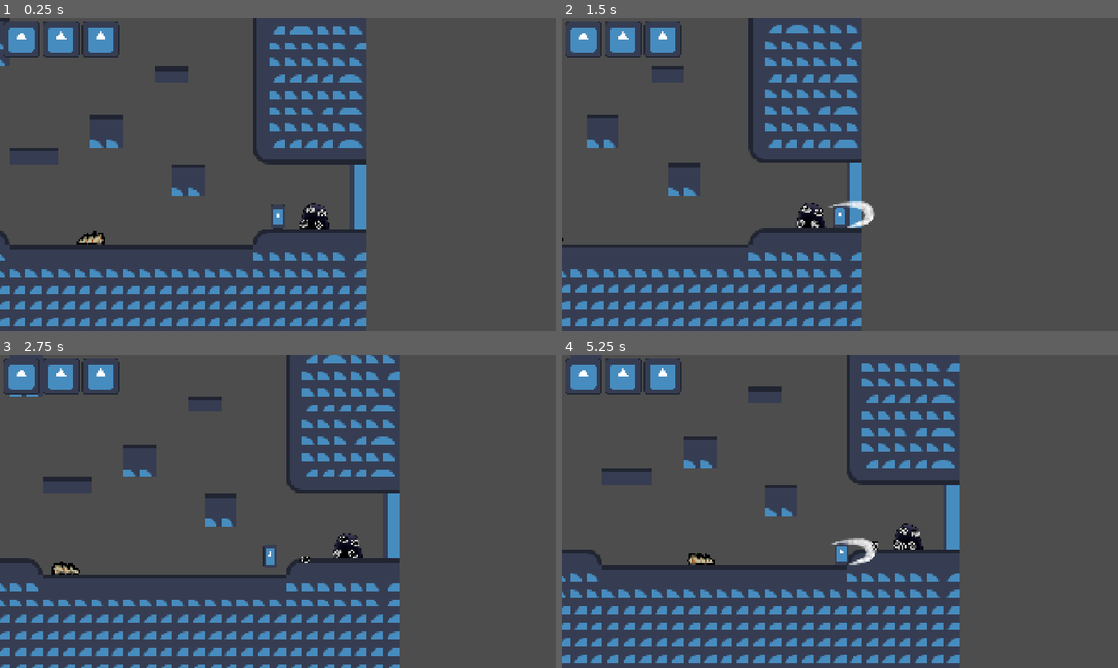
Above: before the commit, frames 1-4 (two rows, left to right).
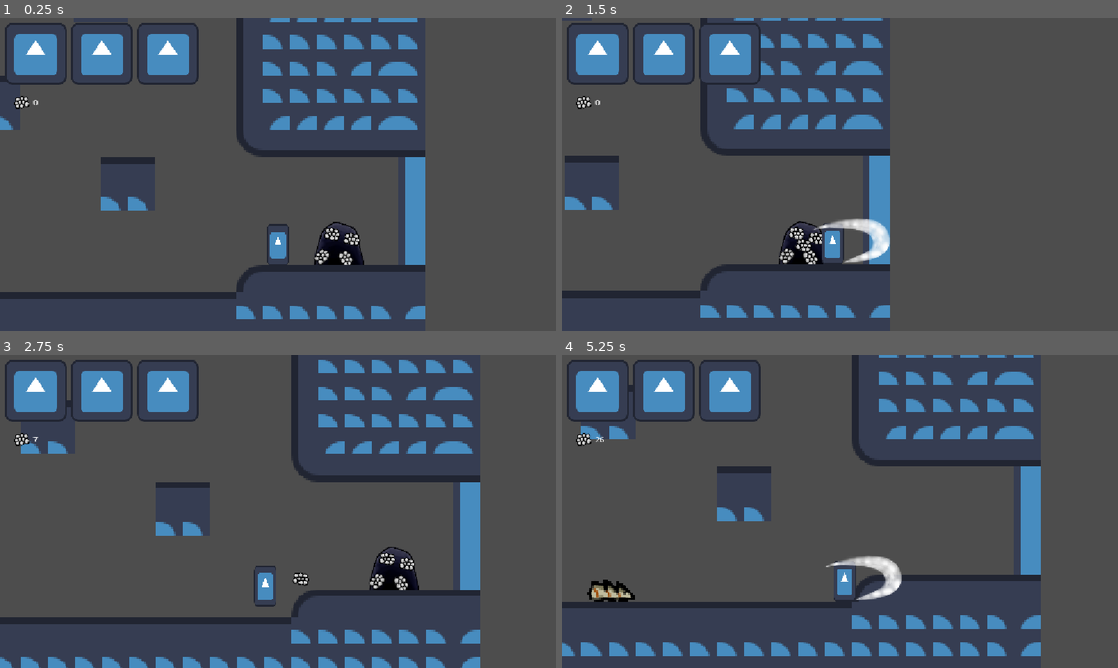
Above: after the commit, the same moments.

Repository: FanaticWorksGames/hollow-knight
Game: Godot game, scene res://assets/Scenes/main.tscn
The game is run twice, just before and just after one commit, with the same random seed, the same clock (stepped at 60 frames per second) and the same inputs. The engine's default icon, where the game draws it, is replaced by a stand-in: a white triangle on a blue panel in a dark square. Sound files missing from this copy of the repository are replaced by a short silence.
Inputs:
- Up to frame 1 (0.25 s): no input
- Up to frame 2 (1.5 s): tap Enter (ui_accept) at 0.5, 0.77 s; hold Right (ui_right) from 0.53 s (still down); tap , (ui_attack) at 0.6, 1.35 s
- Up to frame 3 (2.75 s): tap Enter (ui_accept) at 1.52 s; release Right (ui_right) at 2.03 s; hold Left (ui_left) from 2.03 s (still down); tap , (ui_attack) at 2.1 s
- Up to frame 4 (5.25 s): release Left (ui_left) at 2.78 s; hold Right (ui_right) 2.78-4.28 s; tap , (ui_attack) every 0.75 s from 2.85 to 5.1 s; tap Enter (ui_accept) at 3.02, 3.77, 4.52 s; hold Left (ui_left) 4.28-5.03 s; hold Right (ui_right) from 5.03 s (still down)

The runs differ from the first frame. In frame 1, 22% of the frame differs, in the area x 0-77%, y 0-99%; in frame 2, 20%; in frame 3, 24%; in frame 4, 25%, in the area x 0-87%, y 0-99%.

Commit message:
feat: Add Geo collectibles and HUD; update player logic
Introduce a Geo collectible system and HUD: add Geo script/scene (random launch, pickup sound, hide+free on collect) and HUD_Geo control to display/manage collected geo. Wire up a CollectionArea in the Player scene and add a geo variable plus geoCollected signal; player increments geo on body_entered and emits updates. Adjust player knockback handling (vertical knockback applied for downward hits, otherwise add knockback vector) and fix a comment typo. Register HUD_Geo in main.tscn and remove explicit viewport size overrides from project.godot.

Co-Authored-By: Ivansannicolas <47951339+Ivansannicolas@users.noreply.github.com>

Diff:
--- a/assets/GameObjects/Player/player.gd
+++ b/assets/GameObjects/Player/player.gd
@@ -1,4 +1,6 @@
 class_name Player extends CharacterBody2D
+
+var geo = 0
 
 @export var SPEED = 150.0
 @export var JUMP_VELOCITY = -200.0
@@ -6,6 +8,7 @@
 @export var POGO_STRENGTH = 250.0
 
 @onready var health_controller: HealthController = $HealthController
+signal geoCollected(totalGeo: int)
 
 const ATTACK_LEFT = preload("uid://vc68yhltylc4")
 const ATTACK_RIGHT = preload("uid://bfp3eugthmg5o")
@@ -36,7 +39,7 @@
 			last_dir_attacked = Vector2.UP
 			add_child(ATTACK_UP.instantiate(), true)
 
-		# LEFTa
+		# LEFT
 		elif last_dir_looked < 0:
 			last_dir_attacked = Vector2.LEFT
 			add_child(ATTACK_LEFT.instantiate(), true)
@@ -70,8 +73,11 @@
 			velocity.y = JUMP_VELOCITY
 
 	# Apply knockback once
-	if knockback_force != Vector2.ZERO:
+	if knockback_force != Vector2.ZERO and last_dir_attacked == Vector2.DOWN:
 		velocity.y = knockback_force.y
+		knockback_force = Vector2.ZERO
+	elif knockback_force != Vector2.ZERO:
+		velocity += knockback_force
 		knockback_force = Vector2.ZERO
 
 	move_and_slide()
@@ -95,3 +101,10 @@
 	print_debug("You ded :(")
 	position = Vector2(-110.0, -2.0)
 	health_controller.heal_full()
+
+
+func _on_collection_area_body_entered(body: Node2D) -> void:
+	var detectedGeo: Geo = body
+	geo += detectedGeo.value
+	detectedGeo.collected()
+	geoCollected.emit(geo)
--- a/assets/GameObjects/Player/player.tscn
+++ b/assets/GameObjects/Player/player.tscn
@@ -23,6 +23,10 @@
 radius = 6.0
 height = 22.0
 
+[sub_resource type="CapsuleShape2D" id="CapsuleShape2D_4icej"]
+radius = 8.0
+height = 26.0
+
 [node name="Player" type="CharacterBody2D" unique_id=1660304152]
 script = ExtResource("1_84ryv")
 
@@ -40,3 +44,12 @@
 
 [node name="CollisionShape2D" type="CollisionShape2D" parent="." unique_id=1300604193]
 shape = SubResource("CapsuleShape2D_xpqup")
+
+[node name="CollectionArea" type="Area2D" parent="." unique_id=163649017]
+collision_layer = 0
+collision_mask = 64
+
+[node name="CollisionShape2D" type="CollisionShape2D" parent="CollectionArea" unique_id=1724428049]
+shape = SubResource("CapsuleShape2D_4icej")
+
+[connection signal="body_entered" from="CollectionArea" to="." method="_on_collection_area_body_entered"]
--- /dev/null
+++ b/assets/Scenes/geo.gd
@@ -0,0 +1,19 @@
+class_name Geo extends RigidBody2D
+
+@onready var audio: AudioStreamPlayer2D = $AudioStreamPlayer2D
+var value: int = 1
+
+func _ready() -> void:
+	var force = randf_range(250, 350)
+	var degree_variation = 20.0
+
+	var angle = deg_to_rad(-90 + randf_range(-degree_variation, degree_variation))
+	var direction = Vector2(cos(angle), sin(angle))
+	linear_velocity = direction * force
+
+func collected() -> void:
+	audio.play()
+	hide()
+
+func _on_audio_stream_player_2d_finished() -> void:
+	queue_free()
--- a/assets/Scenes/geo.tscn
+++ b/assets/Scenes/geo.tscn
@@ -1,30 +1,8 @@
 [gd_scene format=3 uid="uid://4v3gvawys33e"]
 
 [ext_resource type="Texture2D" uid="uid://obqitvv3jhc1" path="res://assets/Sprites/Geo.png" id="1_h63an"]
+[ext_resource type="Script" uid="uid://cc11s0gqqajnw" path="res://assets/Scenes/geo.gd" id="1_lj6wf"]
 [ext_resource type="AudioStream" uid="uid://bbs14mhmxybq8" path="res://assets/SFX/geo_pick.mp3" id="2_yah5p"]
-
-[sub_resource type="GDScript" id="GDScript_h63an"]
-script/source = "class_name Geo extends RigidBody2D
-
-@onready var audio: AudioStreamPlayer2D = $AudioStreamPlayer2D
-
-
-func _ready() -> void:
-	var force = randf_range(250, 350)
-	var degree_variation = 20.0
-
-	var angle = deg_to_rad(-90 + randf_range(-degree_variation, degree_variation))
-	var direction = Vector2(cos(angle), sin(angle))
-	linear_velocity = direction * force
-
-func _on_area_2d_body_entered(body: Node2D) -> void:
-	if body is Player:
-		audio.play()
-		hide()
-
-func _on_audio_stream_player_2d_finished() -> void:
-	queue_free()
-"
 
 [sub_resource type="CircleShape2D" id="CircleShape2D_yah5p"]
 radius = 11.0
@@ -35,7 +13,7 @@
 [node name="Geo" type="RigidBody2D" unique_id=648079153]
 collision_layer = 64
 collision_mask = 17
-script = SubResource("GDScript_h63an")
+script = ExtResource("1_lj6wf")
 
 [node name="Sprite2D" type="Sprite2D" parent="." unique_id=1748803077]
 scale = Vector2(0.3, 0.3)
@@ -56,5 +34,4 @@
 stream = ExtResource("2_yah5p")
 bus = &"PickUps"
 
-[connection signal="body_entered" from="Area2D" to="." method="_on_area_2d_body_entered"]
 [connection signal="finished" from="AudioStreamPlayer2D" to="." method="_on_audio_stream_player_2d_finished"]
--- /dev/null
+++ b/assets/Scenes/hud_geo.gd
@@ -0,0 +1,21 @@
+class_name HUD_Geo extends Control
+
+@onready var label: Label = $HBoxContainer/Label
+@export var player: Player
+
+func _ready() -> void:
+	player.geoCollected.connect(setGeo)
+
+func setGeo(num: int) -> void:
+	label.text = str(num)
+
+func addGeo(num: int) -> void:
+	label.text = str(label.text.to_int() + num)
+
+func countGeo() -> int:
+	return label.text.to_int()
+
+func resetGeo() -> int:
+	var aux = label.text.to_int()
+	label.text = "0"
+	return aux
--- /dev/null
+++ b/assets/Scenes/hud_geo.tscn
@@ -0,0 +1,33 @@
+[gd_scene format=3 uid="uid://cp48borfhvmr0"]
+
+[ext_resource type="Texture2D" uid="uid://obqitvv3jhc1" path="res://assets/Sprites/Geo.png" id="1_sht55"]
+[ext_resource type="Script" uid="uid://blsrbyn5rt827" path="res://assets/Scenes/hud_geo.gd" id="1_ym3ac"]
+
+[sub_resource type="AtlasTexture" id="AtlasTexture_wj3ru"]
+atlas = ExtResource("1_sht55")
+region = Rect2(148, 93, 33, 27)
+
+[node name="HUD_Geo" type="Control" unique_id=2075302762]
+layout_mode = 3
+anchors_preset = 15
+anchor_right = 1.0
+anchor_bottom = 1.0
+grow_horizontal = 2
+grow_vertical = 2
+script = ExtResource("1_ym3ac")
+
+[node name="HBoxContainer" type="HBoxContainer" parent="." unique_id=88200512]
+layout_mode = 0
+offset_right = 40.0
+offset_bottom = 40.0
+
+[node name="TextureRect" type="TextureRect" parent="HBoxContainer" unique_id=1925188899]
+layout_mode = 2
+texture = SubResource("AtlasTexture_wj3ru")
+expand_mode = 2
+stretch_mode = 3
+flip_h = true
+
+[node name="Label" type="Label" parent="HBoxContainer" unique_id=636920668]
+layout_mode = 2
+text = "0"
--- a/assets/Scenes/main.tscn
+++ b/assets/Scenes/main.tscn
@@ -2,6 +2,7 @@
 
 [ext_resource type="AudioStream" uid="uid://cx0vh3ox4ksug" path="res://assets/Music/Greenpath OST, but everything is my voice.mp3" id="1_4p776"]
 [ext_resource type="PackedScene" uid="uid://c2sftl8iti3md" path="res://assets/Scenes/hud_lifes.tscn" id="1_naort"]
+[ext_resource type="PackedScene" uid="uid://cp48borfhvmr0" path="res://assets/Scenes/hud_geo.tscn" id="2_0ub6i"]
 [ext_resource type="PackedScene" uid="uid://yohsy0mu32xx" path="res://assets/GameObjects/Player/player.tscn" id="2_d7j2g"]
 [ext_resource type="Texture2D" uid="uid://cbjukl5mee370" path="res://assets/Sprites/icon.svg" id="3_d7j2g"]
 [ext_resource type="PackedScene" uid="uid://bhry3q3l5w57w" path="res://assets/GameObjects/BichoSuelo1/bicho_suelo_1.tscn" id="4_dwccm"]
@@ -230,6 +231,18 @@
 [node name="HudLifes" parent="HUD2" unique_id=55930602 node_paths=PackedStringArray("player") instance=ExtResource("1_naort")]
 player = NodePath("../../Player")
 
+[node name="HUD_Geo" parent="HUD2" unique_id=2075302762 node_paths=PackedStringArray("player") instance=ExtResource("2_0ub6i")]
+anchors_preset = 0
+anchor_right = 0.0
+anchor_bottom = 0.0
+offset_left = 25.0
+offset_top = 155.0
+offset_right = 25.0
+offset_bottom = 155.0
+grow_horizontal = 1
+grow_vertical = 1
+player = NodePath("../../Player")
+
 [node name="TileMapLayer2" type="TileMapLayer" parent="." unique_id=1950828920]
 z_index = 1
 tile_map_data = PackedByteArray("AAASAPr/AAAHAAQAAAASAPv/AAAHAAQAAAASAPz/AAAHAAQAAAASAP3/AAAHAAQAAAASAP7/AAAHAAQAAAASAP …(1040 unchanged characters)…
--- a/project.godot
+++ b/project.godot
@@ -21,8 +21,6 @@
 
 [display]
 
-window/size/viewport_width=1920
-window/size/viewport_height=1080
 window/stretch/mode="canvas_items"
 
 [file_customization]
Not shown, added: assets/Scenes/geo.gd.uid
Not shown, added: assets/Scenes/hud_geo.gd.uid
Not shown, added: assets/Scenes/hud_geo.tscn1189105472.tmp
Not shown, added: assets/Scenes/hud_geo.tscn1200104806.tmp
